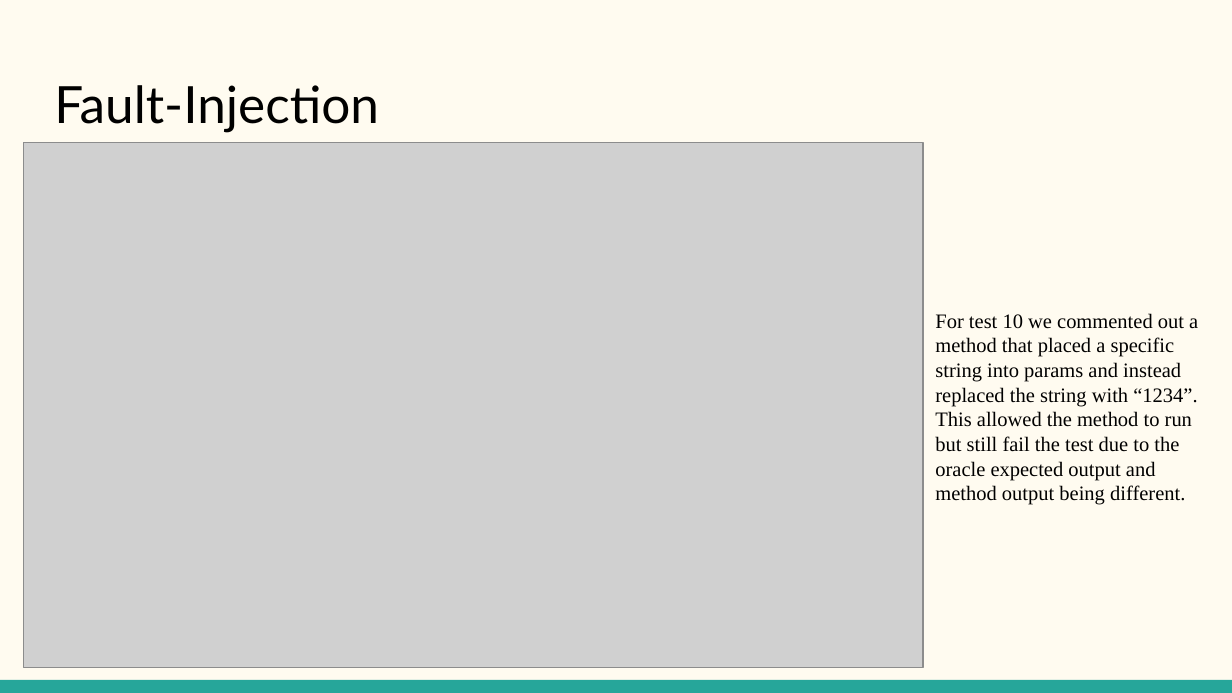
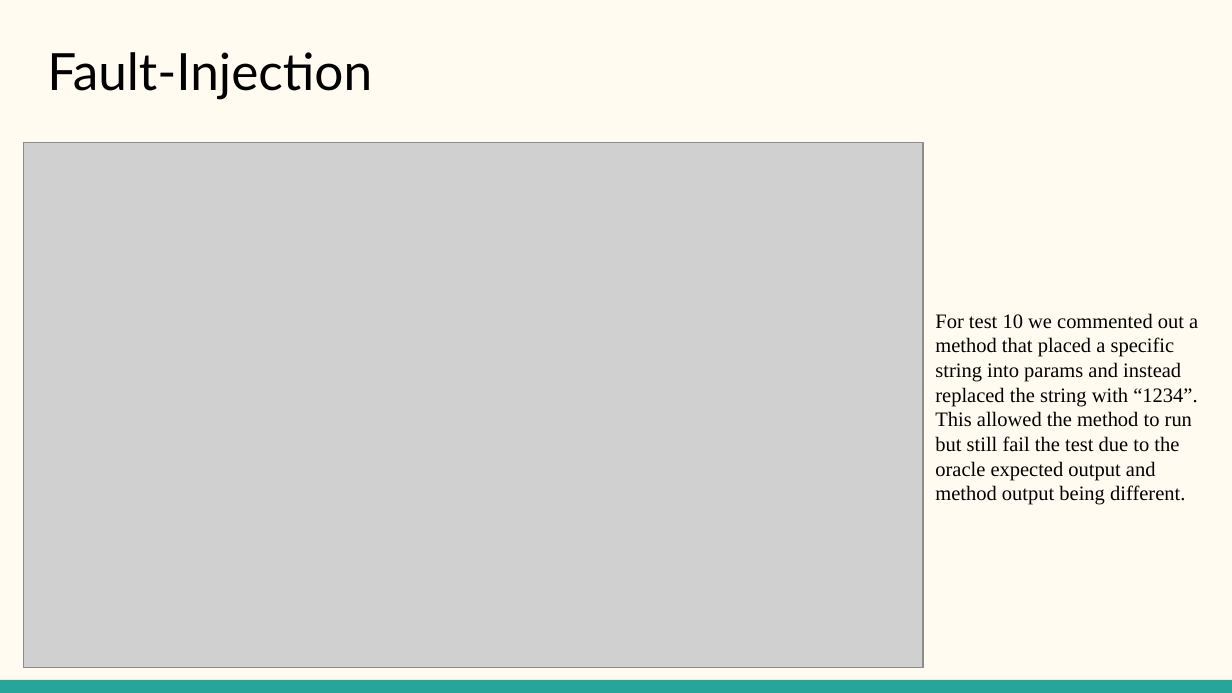
Before and after one commit to CSCI-362-03-2015/Team6, a slide deck: slide 10 of docs/Team6_presentation.pptx. Drawn at 1232x693 pixels with LibreOffice and Linux fonts; fonts in the diff are those of the drawing; grey boxes stand for pictures. Boxes give left, top, right and bottom in pixels: in the first picture for what was removed or moved away, otherwise in the second. Text is boxed around its words. In the diff, an @@ line names an element or a change of style, - is before the commit and + after.

```diff
--- a/docs/Team6_presentation.pptx
+++ b/docs/Team6_presentation.pptx
@@ title "Fault-Injection": place and size @@
-title "Fault-Injection" at box(54, 85, 379, 133)
+title "Fault-Injection" at box(47, 52, 372, 100)
```
Also in this commit, not shown: 8 other slides changed, 1 slide added, 1 other file.
